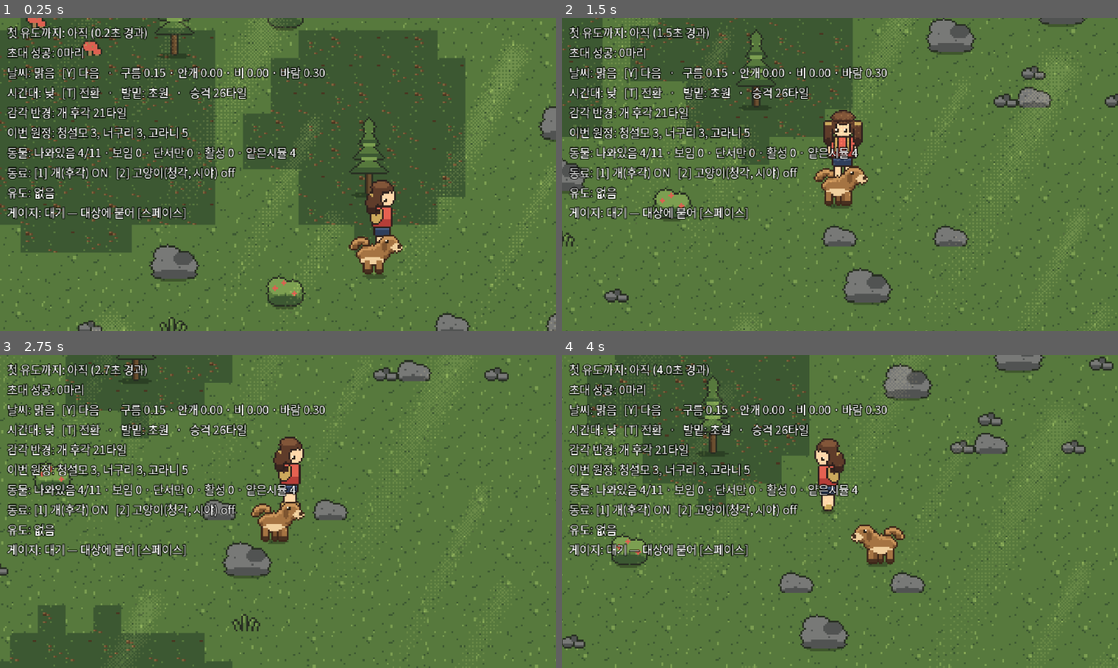
Above: before the commit, frames 1-4 (two rows, left to right).
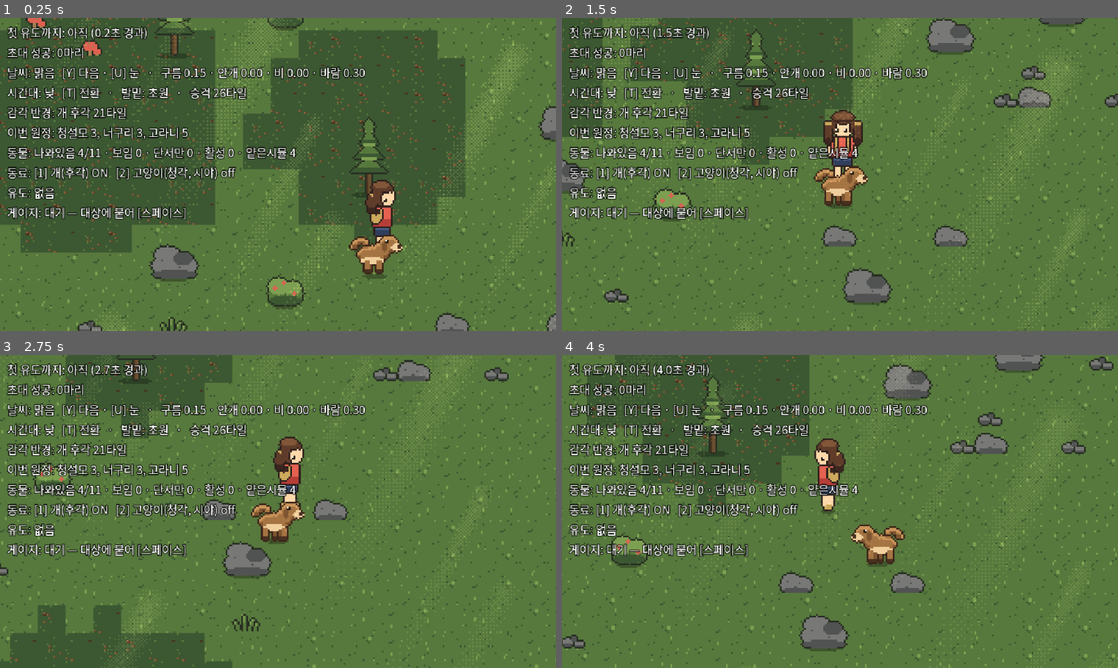
Above: after the commit, the same moments.

Repository: MarcLJLee/everden
Game: Godot game, scene res://scenes/field/Field.tscn
Same seed, same stepped clock (60 frames per second), same inputs: the game is played once before the commit and once after it. This scene is started directly instead of the project's main scene.
Inputs (mouse positions are in pixels of both pictures, inside the frame that each line leads up to):
- Up to frame 1 (0.25 s): no input
- Up to frame 2 (1.5 s): tap Enter (ui_accept) at 0.5, 0.77 s; move the mouse to (962, 158) at 0.52 s; hold D (move_right) 0.53-1.28 s; tap Space (interact) at 0.6, 1.35 s; click (962, 158) at 0.67 s; move the mouse to (728, 190) at 1.27 s; hold S (move_down) from 1.28 s (still down)
- Up to frame 3 (2.75 s): tap Enter (ui_accept) at 1.52 s; move the mouse to (333, 442) at 2.02 s; release S (move_down) at 2.03 s; hold D (move_right) from 2.03 s (still down); tap Space (interact) at 2.1 s
- Up to frame 4 (4 s): move the mouse to (812, 574) at 2.77 s; release D (move_right) at 2.78 s; hold W (move_up) 2.78-3.53 s; tap Space (interact) at 2.85, 3.6 s; click (812, 574) at 2.92 s; tap Enter (ui_accept) at 3.02, 3.77 s; move the mouse to (1006, 558) at 3.52 s; hold A (move_left) from 3.53 s (still down)

The runs differ from the first frame. In frame 1, 1.1% of the frame differs, in the area x 18-66%, y 15-20%; in frame 2, 1.2%; in frame 3, 1.2%; in frame 4, 1.2%.

Commit message:
눈을 켜고, 무늬가 흐르는 속도를 시간으로 뻥튀기하지 않는다
흐른 양을 매 프레임 `속도 × 경과시간` 으로 다시 세고 있었다. 바람이 변하는
동안 속도가 경과 시간만큼 커져서, 날씨가 바뀔 때마다 화면이 확 쓸려 갔다 —
300초 지난 판에서 한 프레임에 163px, 정상의 200배였다. 한 걸음씩 더한다.

눈 겹이 아예 없었다. 도트는 두 장뿐이니 위상·속도·배율만 달리해 앞뒤로
네 겹을 깐다. 가장 앞 겹은 크고 흐릿하다 — 초점이 안 맞은 자리다.
눈은 비가 아니다: 비의 절반 이하 속도로 내리고 좌우로 흔들린다.
흔들림은 쌓지 않는다 — 쌓으면 눈이 옆으로 흘러가 버린다.
계절이 없는 동안 [U] 로 진눈깨비→눈→함박눈을 돌려볼 수 있다.

빛줄기를 점심 무렵으로 묶는다. 빛의 양과 해의 높이는 다른 값이라
daypart_sun_height 를 따로 둔다 — 기둥이 수직에서 27° 라 해가 높이 떠야
나오는 각도고, 해가 낮은 시간에 그대로 쏟으면 각도가 거짓말이 된다.

208개, 새 판정 넷은 망가뜨려 실패하는 것을 확인했다.

Diff:
--- a/project.godot
+++ b/project.godot
@@ -81,6 +81,11 @@
 "events": [Object(InputEventKey,"resource_local_to_scene":false,"resource_name":"","device":-1,"window_id":0,"alt_press …(190 unchanged characters)…
 ]
 }
+debug_cycle_snow={
+"deadzone": 0.5,
+"events": [Object(InputEventKey,"resource_local_to_scene":false,"resource_name":"","device":-1,"window_id":0,"alt_pressed":false,"shift_pressed":false,"ctrl_pressed":false,"meta_pressed":false,"pressed":false,"keycode":85,"physical_keycode":0,"key_label":0,"unicode":0,"location":0,"echo":false,"script":null)
+]
+}
 debug_reset_run={
 "deadzone": 0.5,
 "events": [Object(InputEventKey,"resource_local_to_scene":false,"resource_name":"","device":-1,"window_id":0,"alt_press …(190 unchanged characters)…
--- a/scripts/debug/DebugOverlay.gd
+++ b/scripts/debug/DebugOverlay.gd
@@ -28,7 +28,8 @@
 	var lines := PackedStringArray()
 	lines.append("첫 유도까지: %s" % metrics.first_guide_text())
 	lines.append("초대 성공: %d마리" % metrics.invited_count)
-	lines.append("날씨: %s   [Y] 다음   ·   %s" % [state["weather"], state["weather_summary"]])
+	lines.append("날씨: %s   [Y] 다음 · [U] 눈   ·   %s"
+		% [state["weather"], state["weather_summary"]])
 	lines.append("시간대: %s   [T] 전환   ·   발밑: %s   ·   승격 %.0f타일" % [
 		state["daypart"], state["terrain"], state["promotion_tiles"]])
 	lines.append("감각 반경: %s" % state["senses"])
--- a/scripts/field/Field.gd
+++ b/scripts/field/Field.gd
@@ -111,6 +111,12 @@
 	_palette_t = 1.0
 	weather.setup(schema, _rng, _terrain_mix())
 	_weather_layers.build()
+	# `godot --path . -- --snow` 로 켜면 눈부터 시작한다. 계절이 없는 동안 눈을 보려는 용도다.
+	if "--snow" in OS.get_cmdline_user_args():
+		var snowy: Dictionary = weather.data.get("presets", {}).get("함박눈", {})
+		if not snowy.is_empty():
+			weather.axes = snowy.duplicate()
+			weather.target = snowy.duplicate()
 	guide.set_weather_axes(weather.axes)
 	_apply_daypart(daypart)
 	_advance_palette(0.0)
@@ -140,7 +146,8 @@
 	#    빠르게 달릴 때 진행 방향 가장자리가 빈다.
 	_camera.global_position = player.position
 	_weather_layers.update(delta, weather.axes, weather_view_rect(),
-		float(tuning.daypart_daylight.get(daypart, 1.0)))
+		float(tuning.daypart_daylight.get(daypart, 1.0)),
+		float(tuning.daypart_sun_height.get(daypart, 1.0)))
 	_advance_palette(delta)
 	_apply_eyeshine()
 	_update_interaction(delta)
@@ -413,10 +420,32 @@
 		_toggle_companion(1)
 	if Input.is_action_just_pressed("debug_cycle_weather"):
 		weather._pick_target()   # 다음 날씨로 넘어가는 것을 눈으로 보려고 두는 치트
+	if Input.is_action_just_pressed("debug_cycle_snow"):
+		# 눈은 계절이 생긴 뒤에만 저절로 온다 (weather.json 의 season_note).
+		# 그 전에도 눈으로 확인할 수 있게 열어두는 치트다.
+		_cycle_snow()
 	if Input.is_action_just_pressed("debug_cycle_daypart"):
 		_apply_daypart(DAYPARTS[(DAYPARTS.find(daypart) + 1) % DAYPARTS.size()])
 	if Input.is_action_just_pressed("debug_reset_run"):
 		_restart_run()
+
+
+const SNOW_CHEAT := ["진눈깨비", "눈", "함박눈"]
+
+func _cycle_snow() -> void:
+	var presets: Dictionary = weather.data.get("presets", {})
+	# 지금 목표가 눈이면 다음 단계로, 아니면 처음부터. 끝까지 갔으면 평소 날씨로 돌아간다.
+	var at := -1
+	for i in SNOW_CHEAT.size():
+		if presets.has(SNOW_CHEAT[i]) \
+				and is_equal_approx(float(weather.target.get("snow", 0.0)),
+					float(presets[SNOW_CHEAT[i]].get("snow", 0.0))):
+			at = i
+	var next: String = SNOW_CHEAT[at + 1] if at + 1 < SNOW_CHEAT.size() else ""
+	if next.is_empty() or not presets.has(next):
+		weather._pick_target()
+		return
+	weather.target = (presets[next] as Dictionary).duplicate()
 
 
 ## 날씨 겹을 깔 월드 사각형.
--- a/scripts/field/WeatherLayers.gd
+++ b/scripts/field/WeatherLayers.gd
@@ -32,7 +32,7 @@
 		"peak": 0.26, "blend": "add", "color": Color(1.0, 0.95, 0.80), "scale": 2,
 		"damp": {"rain": 1.0, "fog": 0.6, "snow": 0.8},
 		"pulse": {"period": 13.0, "amount": 0.45, "phase": 2.1},
-		"phase": Vector2(211.0, 143.0), "daylight": true},
+		"phase": Vector2(211.0, 143.0), "daylight": true, "sun_height": true},
 	{"name": "rays", "file": "light_shaft.png", "axis": "cloud", "base": 0.0, "gain": 0.30,
 		"drift": Vector2(5.0, 1.5), "wind": 18.0, "from": 0.35, "cover": 0.0,
 		"peak": 0.26, "blend": "add", "color": Color(1.0, 0.96, 0.82),
@@ -40,7 +40,7 @@
 		# 그래서 비만큼 깎지 않는다 — 짙어지면 그때 사라진다.
 		"damp": {"rain": 1.0, "fog": 0.6, "snow": 0.8},
 		"pulse": {"period": 8.0, "amount": 0.35, "phase": 0.0},
-		"phase": Vector2(37.0, 61.0), "daylight": true},
+		"phase": Vector2(37.0, 61.0), "daylight": true, "sun_height": true},
 	# ★ 햇살 얼룩 — **구름 그림자와 같은 타일**을 위상만 어긋나게 해서 밝게 더한다.
 	#   구름 사이로 새는 빛이 땅에 지나가는 그림이라 그림자와 짝이고,
 	#   맑을수록 세진다(invert). 새로 그리는 도트가 0 장이고 디더 규칙도 그대로다.
@@ -60,6 +60,28 @@
 	# 폭우는 별개 날씨가 아니라 rain 이 센 것이다 — 센 겹은 늦게 들어온다
 	{"name": "rain_heavy", "file": "rain_heavy.png", "axis": "rain", "base": 0.0, "gain": 0.8,
 		"drift": Vector2(10.0, 380.0), "wind": 210.0, "from": 0.55, "cover": 0.20},
+	# ★ 눈은 **앞뒤로 겹쳐야** 깊이가 산다. 한 겹이면 창문에 붙은 점으로 보인다.
+	#   멀수록 느리고 옅다. 가장 앞 겹은 같은 도트를 2배로 키운 것이라 도트가 늘지 않는다.
+	#   ⚠️ 비와 달리 눈은 **바람에 옆으로 밀린다.** 떨어지는 속도보다 바람이 더 크게 먹는다.
+	#   ⚠️ 눈은 **비가 아니다.** 처음엔 비의 속도를 그대로 줄여 썼더니 직선으로 내려꽂혀
+	#      비처럼 보였다 (사용자 지적). 눈은 훨씬 느리고, 떨어지면서 **좌우로 흔들린다**.
+	#      그 흔들림이 `sway` 다 — 쌓이지 않고 제자리에서 오간다.
+	{"name": "snow_far", "file": "snow_far.png", "axis": "snow", "base": 0.0, "gain": 0.85,
+		"drift": Vector2(2.0, 11.0), "wind": 14.0, "from": 0.0, "cover": 0.003,
+		"sway": {"amount": 5.0, "period": 6.5, "phase": 0.0}},
+	# 같은 도트를 위상만 어긋나게 해서 한 겹 더 — 함박눈은 성기면 함박눈이 아니다
+	{"name": "snow_mid", "file": "snow_far.png", "axis": "snow", "base": 0.0, "gain": 0.9,
+		"drift": Vector2(2.5, 16.0), "wind": 20.0, "from": 0.08, "cover": 0.003,
+		"sway": {"amount": 7.0, "period": 4.7, "phase": 2.4},
+		"phase": Vector2(37.0, 71.0)},
+	{"name": "snow_near", "file": "snow_near.png", "axis": "snow", "base": 0.0, "gain": 0.95,
+		"drift": Vector2(3.5, 23.0), "wind": 28.0, "from": 0.12, "cover": 0.006,
+		"sway": {"amount": 9.0, "period": 3.9, "phase": 1.1}},
+	# 가장 앞 겹은 크고 **흐릿하다** — 초점이 안 맞은 자리라 진하면 얼룩으로 보인다
+	{"name": "snow_big", "file": "snow_near.png", "axis": "snow", "base": 0.0, "gain": 0.5,
+		"drift": Vector2(5.0, 34.0), "wind": 40.0, "from": 0.55, "cover": 0.024, "scale": 2,
+		"sway": {"amount": 13.0, "period": 3.1, "phase": 3.7},
+		"phase": Vector2(53.0, 29.0)},
 ]
 
 var _sprites: Array = []
@@ -130,20 +152,33 @@
 		# 타일을 이어 붙이려면 반복을 켜야 한다. 필터는 Nearest 그대로.
 		sprite.texture_repeat = CanvasItem.TEXTURE_REPEAT_ENABLED
 		add_child(sprite)
-		_sprites.append({"node": sprite, "spec": spec})
+		_sprites.append({"node": sprite, "spec": spec, "travel": Vector2.ZERO})
 
 
 ## view 는 지금 화면이 덮는 월드 사각형이다. 겹은 그 위에 딱 맞춰 놓인다.
 ## daylight 는 지금 햇빛의 양(0~1)이다. 밤에 햇살 얼룩이 비치면 안 된다.
-func update(delta: float, axes: Dictionary, view: Rect2, daylight := 1.0) -> void:
+func update(delta: float, axes: Dictionary, view: Rect2, daylight := 1.0,
+		sun_height := 1.0) -> void:
 	_elapsed += delta
 	var wind := float(axes.get("wind", 0.3))
 	for entry in _sprites:
 		var spec: Dictionary = entry["spec"]
 		var sprite: Sprite2D = entry["node"]
+		# ⚠️ 흐른 양은 **더해서 쌓는다.** 예전엔 `속도 × 경과시간` 으로 매번 다시 셌는데,
+		#    바람이 변하는 동안 속도가 **경과 시간만큼 뻥튀기**돼서 날씨가 바뀔 때마다
+		#    화면이 확 쓸려 갔다 (사용자 지적). 지금 속도만 보고 한 걸음씩 더한다.
+		#    보이지 않는 겹도 같이 쌓아야 다시 나타날 때 튀지 않는다.
+		var drift: Vector2 = spec["drift"]
+		entry["travel"] += (drift + Vector2(float(spec["wind"]) * wind, 0.0)) * delta
+
 		var alpha := alpha_for(spec, axes)
 		if bool(spec.get("daylight", false)):
 			alpha *= clampf(daylight, 0.0, 1.0)
+		# ★ 빛줄기는 **점심 무렵에만** 선다 (사용자 지적). 기둥이 수직에서 27° 라
+		#   해가 높이 떠야 나오는 각도다 — 해가 낮게 걸린 시간에 그대로 쏟으면
+		#   각도가 거짓말이 된다. 제곱해서 정오 쪽으로 더 몰아준다.
+		if bool(spec.get("sun_height", false)):
+			alpha *= pow(clampf(sun_height, 0.0, 1.0), 2.0)
 		# ★ 빛은 가만히 있지 않는다. 아주 느리게 숨쉬면 판때기가 공기로 바뀐다.
 		#   겹마다 주기가 어긋나 있어 서로 맞물렸다 풀리면서 산란처럼 보인다.
 		#   ⚠️ 세기만 건드린다 — 무늬를 흔들면 디더가 자글거린다.
@@ -159,10 +194,14 @@
 		var color: Color = spec.get("color", Color.WHITE)
 		sprite.modulate = Color(color.r, color.g, color.b, alpha)
 
-		var drift: Vector2 = spec["drift"]
 		# 위상을 어긋나게 두면 같은 타일이라도 빛과 그림자가 겹치지 않는다
-		var travel := drift * _elapsed + Vector2(float(spec["wind"]) * wind * _elapsed, 0.0) \
-			- Vector2(spec.get("phase", Vector2.ZERO))
+		var travel: Vector2 = entry["travel"] - Vector2(spec.get("phase", Vector2.ZERO))
+		# ★ 흔들림은 **쌓지 않는다.** travel 에 더하면 눈이 옆으로 흘러가 버린다 —
+		#   제자리에서 오가야 흔들림이다. 겹마다 주기가 어긋나 있어 통째로 안 움직인다.
+		if spec.has("sway"):
+			var sway: Dictionary = spec["sway"]
+			travel.x += float(sway["amount"]) * sin(TAU * _elapsed / float(sway["period"])
+				+ float(sway.get("phase", 0.0)))
 		# ⚠️ region 을 **빼야** 무늬가 그 방향으로 흐른다.
 		#    더하면 텍스처의 아래쪽을 화면 위에서 샘플링하게 되어 비가 위로 올라간다
 		#    (실제로 그렇게 만들었다). drift 는 이제 **화면에서 보이는 방향**이다.
--- a/scripts/tuning/FieldTuning.gd
+++ b/scripts/tuning/FieldTuning.gd
@@ -64,6 +64,10 @@
 ## 어두울 때 눈이 되비추는 색. 빛을 내는 게 아니라 반사라서 노란빛이 돈다.
 ## 시간대별 햇빛의 양. 햇살 얼룩이 이 값에 묶인다 — **밤에 햇살이 비치면 안 된다.**
 @export var daypart_daylight: Dictionary = {"낮": 1.0, "여명": 0.4, "밤": 0.0}
+## 시간대별 **해의 높이**. 빛의 양과 다르다 — 여명에도 빛은 있지만 해가 낮게 걸린다.
+## 빛줄기가 이 값에 묶인다: 기둥이 수직에서 27° 라 해가 높이 떠야 나오는 각도다.
+## 해가 낮은 시간에 그대로 쏟으면 각도가 거짓말이 된다.
+@export var daypart_sun_height: Dictionary = {"낮": 1.0, "여명": 0.12, "밤": 0.0}
 ## 날씨가 다음 상태까지 옮겨가는 데 걸리는 시간(초). 짧으면 스위치처럼 툭 바뀐다.
 @export var weather_drift_seconds: float = 22.0
 @export var eyeshine_color: Color = Color(0.98, 0.96, 0.55)
--- a/tools/smoke_test.gd
+++ b/tools/smoke_test.gd
@@ -914,6 +914,108 @@
 		_check("%s 의 배율이 정수다" % spec["name"], is_equal_approx(zoom, floor(zoom))
 			and zoom >= 1.0, "×%.2f" % zoom)
 
+	# ★ 무늬가 흐르는 **속도**는 지금 바람만 봐야 한다.
+	#   예전엔 `속도 × 경과시간` 으로 매번 다시 셌는데, 바람이 변하는 동안 속도가
+	#   경과 시간만큼 뻥튀기돼서 날씨가 바뀔 때마다 화면이 확 쓸려 갔다 (사용자 지적).
+	var bench := WeatherLayers.new()
+	root.add_child(bench)
+	bench.build()
+	var bench_view := Rect2(Vector2.ZERO, Vector2(512, 288))
+	var bench_axes := {"cloud": 0.3, "fog": 0.0, "rain": 0.8, "snow": 0.9, "wind": 0.3}
+	# 원정을 한참 진행시킨다 — 버그는 경과 시간에 비례해 커졌다
+	for i in 18000:
+		bench.update(1.0 / 60.0, bench_axes, bench_view)
+	var worst_jump := 0.0
+	var watched := 0
+	for step in 240:
+		# 바람이 0.3 에서 0.9 로 옮겨가는 동안
+		bench_axes["wind"] = 0.3 + 0.6 * (float(step) / 240.0)
+		var before := {}
+		for entry in bench._sprites:
+			before[entry["spec"]["name"]] = Vector2(entry["node"].region_rect.position)
+		bench.update(1.0 / 60.0, bench_axes, bench_view)
+		for entry in bench._sprites:
+			var moved: float = Vector2(entry["node"].region_rect.position).distance_to(
+				before[entry["spec"]["name"]])
+			worst_jump = maxf(worst_jump, moved)
+			watched += 1
+	_check("바람이 변해도 무늬 속도가 튀지 않는다", worst_jump < 20.0,
+		"한 프레임 최대 %.1fpx (300초 경과 뒤)" % worst_jump)
+	_check("잰 겹이 있다", watched > 0, "%d 회" % watched)
+
+	# ★ 눈은 앞뒤로 겹쳐야 깊이가 산다. 그리고 함박눈에도 화면이 하얘지면 안 된다.
+	var snow_layers := 0
+	for spec in WeatherLayers.LAYERS:
+		if String(spec["axis"]) == "snow":
+			snow_layers += 1
+	_check("눈이 앞뒤로 겹쳐 있다", snow_layers >= 2, "%d 겹" % snow_layers)
+	# ★ 눈은 비가 아니다 — 훨씬 느리게 내리고 좌우로 흔들린다 (사용자 지적)
+	var fastest_snow := 0.0
+	var slowest_rain := 9999.0
+	var swaying := 0
+	for spec in WeatherLayers.LAYERS:
+		var fall: float = float((spec["drift"] as Vector2).y)
+		if String(spec["axis"]) == "snow":
+			fastest_snow = maxf(fastest_snow, fall)
+			if spec.has("sway"):
+				swaying += 1
+		elif String(spec["axis"]) == "rain":
+			slowest_rain = minf(slowest_rain, fall)
+	_check("가장 빠른 눈이 가장 느린 비보다 느리다", fastest_snow < slowest_rain * 0.5,
+		"눈 %.0f · 비 %.0f px/s" % [fastest_snow, slowest_rain])
+	_check("눈 겹은 모두 좌우로 흔들린다", swaying == snow_layers,
+		"%d / %d 겹" % [swaying, snow_layers])
+	# 흔들림은 제자리에서 오가야 한다 — 쌓이면 눈이 옆으로 흘러가 버린다
+	var sway_axes := {"cloud": 0.4, "fog": 0.0, "rain": 0.0, "snow": 1.0, "wind": 0.0}
+	var sway_bench := WeatherLayers.new()
+	root.add_child(sway_bench)
+	sway_bench.build()
+	var swept := 0.0
+	for spec in WeatherLayers.LAYERS:
+		if not spec.has("sway"):
+			continue
+		swept = maxf(swept, float(spec["sway"]["amount"]))
+	var seen_x := {"min": 1e9, "max": -1e9}
+	for i in 1200:
+		sway_bench.update(1.0 / 60.0, sway_axes, bench_view)
+		for entry in sway_bench._sprites:
+			if String(entry["spec"]["name"]) != "snow_near":
+				continue
+			# 아래로 흐르는 몫을 빼면 남는 것이 흔들림이다
+			var only_sway: float = entry["node"].region_rect.position.x \
+				+ float((entry["spec"]["drift"] as Vector2).x) * (float(i) / 60.0)
+			seen_x["min"] = minf(seen_x["min"], only_sway)
+			seen_x["max"] = maxf(seen_x["max"], only_sway)
+	_check("흔들림은 제자리에서 오간다 — 쌓이지 않는다",
+		seen_x["max"] - seen_x["min"] < swept * 2.5 + 4.0,
+		"폭 %.1fpx (흔들림 상한 %.0f)" % [seen_x["max"] - seen_x["min"], swept])
+	sway_bench.queue_free()
+	await process_frame
+	var snowy: float = WeatherLayers.total_cover(
+		{"cloud": 0.4, "fog": 0.18, "rain": 0.0, "snow": 1.0, "wind": 0.24})
+	_check("함박눈에도 화면이 덮이지 않는다", snowy < 0.4, "%.0f%% 덮임" % (snowy * 100.0))
+	_check("함박눈은 눈에 보인다", snowy > 0.05, "%.1f%%" % (snowy * 100.0))
+
+	# ★ 빛줄기는 점심 무렵에만 선다 — 기둥이 수직에서 27° 라 해가 높이 떠야 나온다
+	var noon_alpha := 0.0
+	var dusk_alpha := 0.0
+	var lit := {"cloud": 0.26, "fog": 0.0, "rain": 0.0, "snow": 0.0, "wind": 0.3}
+	bench.update(0.0, lit, bench_view, 1.0, 1.0)
+	for entry in bench._sprites:
+		if String(entry["spec"]["name"]) == "rays":
+			noon_alpha = entry["node"].modulate.a if entry["node"].visible else 0.0
+	bench.update(0.0, lit, bench_view,
+		float(field.tuning.daypart_daylight["여명"]),
+		float(field.tuning.daypart_sun_height["여명"]))
+	for entry in bench._sprites:
+		if String(entry["spec"]["name"]) == "rays":
+			dusk_alpha = entry["node"].modulate.a if entry["node"].visible else 0.0
+	_check("빛줄기는 낮에 선다", noon_alpha > 0.15, "%.3f" % noon_alpha)
+	_check("여명에는 빛줄기가 거의 없다", dusk_alpha < noon_alpha * 0.05,
+		"낮 %.3f → 여명 %.3f" % [noon_alpha, dusk_alpha])
+	bench.queue_free()
+	await process_frame
+
 	# ★ 실제 날씨는 튀지 않는다 — 지금과 가까운 상태로만 옮겨간다 (사용자 지적)
 	var walker := WeatherSystem.new()
 	walker.setup(schema, RandomNumberGenerator.new(), {"초원": 2000, "숲": 600})
--- a/tuning/field_tuning.tres
+++ b/tuning/field_tuning.tres
@@ -36,6 +36,11 @@
 "밤": 0.0,
 "여명": 0.4
 }
+daypart_sun_height = {
+"낮": 1.0,
+"밤": 0.0,
+"여명": 0.12
+}
 weather_drift_seconds = 22.0
 eyeshine_color = Color(0.98, 0.96, 0.55, 1)
 bounce_height_px = 1
Not shown, changed: RUN.md
